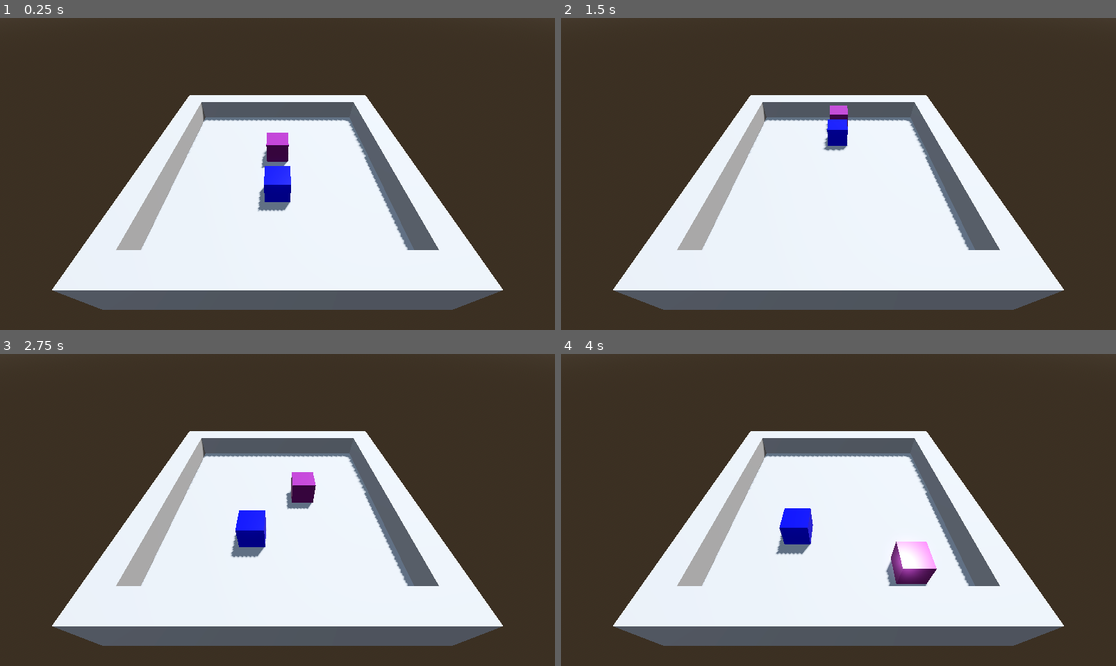
Above: before the commit, frames 1-4 (two rows, left to right).
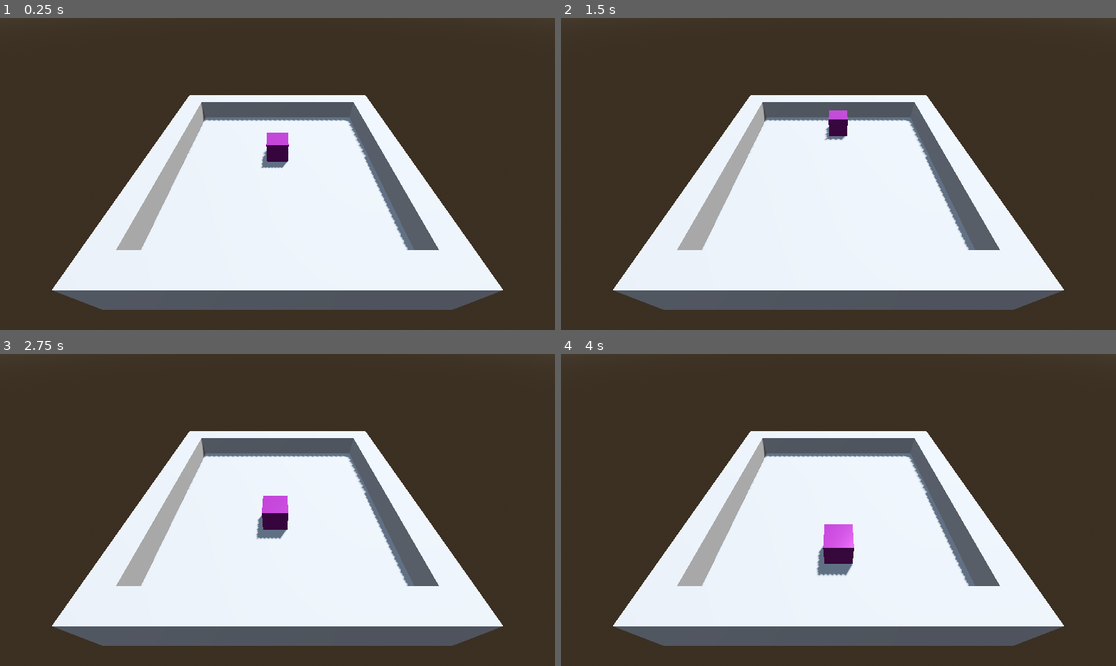
Above: after the commit, the same moments.

Repository: kosiyyu/masters-thesis
Game: Godot game, scene res://common/scenes/main.tscn
Same seed, same stepped clock (60 frames per second), same inputs: the game is played once before the commit and once after it.
Inputs:
- Up to frame 1 (0.25 s): no input
- Up to frame 2 (1.5 s): hold D (move_right) 0.53-1.28 s; hold S (move_back) from 1.28 s (still down)
- Up to frame 3 (2.75 s): release S (move_back) at 2.03 s; hold D (move_right) from 2.03 s (still down)
- Up to frame 4 (4 s): release D (move_right) at 2.78 s; hold W (move_forward) 2.78-3.53 s; hold A (move_left) from 3.53 s (still down)

The runs differ from the first frame. In frame 1, 0.7% of the frame differs, in the area x 46-53%, y 47-62%; in frame 2, 0.5%; in frame 3, 1.9%; in frame 4, 2.6%, in the area x 38-68%, y 49-75%.
Error after the commit: Invalid type in function 'log' in base 'Node3D (global.gd)'. Cannot convert argument 2 from int to Array. (res://common/scripts/udp_client.gd:35)

Commit message:
Add basic,communication between server and client

Diff:
--- a/client/common/scenes/main.tscn
+++ b/client/common/scenes/main.tscn
@@ -1,6 +1,8 @@
-[gd_scene load_steps=6 format=3 uid="uid://7vjrwuef2qa7"]
+[gd_scene load_steps=8 format=3 uid="uid://7vjrwuef2qa7"]
 
 [ext_resource type="PackedScene" uid="uid://ds4vwfnaifds" path="res://common/scenes/player.tscn" id="1_qyjsu"]
+[ext_resource type="Script" uid="uid://bvf8u7psiw6g8" path="res://common/scripts/udp_client_imp.gd" id="1_wlgxl"]
+[ext_resource type="Script" uid="uid://xbtv0emabi43" path="res://common/scripts/player_tracker.gd" id="2_8wgni"]
 [ext_resource type="Script" uid="uid://srufiyvlwv5x" path="res://common/scripts/player_movement.gd" id="2_83rqg"]
 
 [sub_resource type="ProceduralSkyMaterial" id="ProceduralSkyMaterial_7dm0k"]
@@ -62,11 +64,22 @@
 [node name="Camera3D" type="Camera3D" parent="."]
 transform = Transform3D(1, 0, 0, 0, 0.707107, 0.707107, 0, -0.707107, 0.707107, 0, 7, 7)
 
-[node name="Player" parent="." instance=ExtResource("1_qyjsu")]
+[node name="NetworkManager" type="Node" parent="."]
+
+[node name="UDPClient" type="Node" parent="NetworkManager"]
+script = ExtResource("1_wlgxl")
+
+[node name="PlayerTracker" type="Node" parent="NetworkManager"]
+script = ExtResource("2_8wgni")
+
+[node name="PlayerManager" type="Node" parent="."]
+
+[node name="LocalPlayer" type="Node" parent="PlayerManager"]
+
+[node name="Player" parent="PlayerManager/LocalPlayer" instance=ExtResource("1_qyjsu")]
 transform = Transform3D(1, 0, 0, 0, 1, 0, 0, 0, 1, 0, 1, 0)
 script = ExtResource("2_83rqg")
+is_auto_mode = true
 color = Color(0.518028, 0.14113, 0.527279, 1)
 
-[node name="Player2" parent="." instance=ExtResource("1_qyjsu")]
-transform = Transform3D(-5.96046e-08, 0, 1, 0, 1, 0, -1, 0, -5.96046e-08, 0, 1, 2.4)
-script = ExtResource("2_83rqg")
+[node name="RemotePlayers" type="Node" parent="PlayerManager"]
--- /dev/null
+++ b/client/common/scripts/global.gd
@@ -0,0 +1,60 @@
+extends Node3D
+
+var logging_enabled: bool = true
+
+func log(msg: String, args: Array = []) -> void:
+	if logging_enabled:
+		print(msg.format(args))
+
+enum Command {
+  POSITION, # 0
+  MOVE # 1
+}
+
+class PositionData:
+	var command_id: int
+	var user_id: int
+	var x: float # Internally 64-bit
+	var y: float # Internally 64-bit
+	var z: float # Internally 64-bit
+	var rotation: float # Internally 64-bit
+
+	func _init(_user_id: int, _x: float, _y: float, _z: float, _rotation: float) -> void:
+		if _user_id < 0 or _user_id > 255:
+			push_error("_user_id must be a uint8")
+
+		self.command_id = Command.POSITION
+		if command_id < 0 or command_id > 255:
+			push_error("command_id must be a uint8")
+
+		self.user_id = _user_id
+		self.x = _x
+		self.y = _y
+		self.z = _z
+		self.rotation = _rotation
+
+	func _to_string() -> String:
+		return "%d;%d;%f;%f;%f;%f;" % [command_id, user_id, x, y, z, rotation]
+
+	func pack_to_bytearray() -> PackedByteArray:
+		var byte_array = PackedByteArray()
+		byte_array.resize(2 + 4 * 4) # 2 bytes for commands + 4 floats at 4 bytes each
+		byte_array.encode_u8(0, command_id)
+		byte_array.encode_u8(1, user_id)
+		byte_array.encode_float(2, x) # Convert 64-bit to 32-bit
+		byte_array.encode_float(6, y) # Convert 64-bit to 32-bit
+		byte_array.encode_float(10, z) # Convert 64-bit to 32-bit
+		byte_array.encode_float(14, rotation) # Convert 64-bit to 32-bit
+		return byte_array
+
+	static func unpack_from_bytearray(byte_array: PackedByteArray) -> PositionData:
+		var _command_id = byte_array.decode_u8(0)
+		var _user_id = byte_array.decode_u8(1)
+		var _x = byte_array.decode_float(2) # Return as 64-bit float
+		var _y = byte_array.decode_float(6) # Return as 64-bit float
+		var _z = byte_array.decode_float(10) # Return as 64-bit float
+		var _rotation = byte_array.decode_float(14) # Return as 64-bit float
+
+		var position_data = PositionData.new(_user_id, _x, _y, _z, _rotation)
+		position_data.command_id = _command_id
+		return position_data
--- a/client/common/scripts/player_movement.gd
+++ b/client/common/scripts/player_movement.gd
@@ -1,14 +1,34 @@
 extends CharacterBody3D
 
+# ===============================
+# EXPORT VARIABLES
+# ===============================
+
 @export var speed = 200
-@export var is_auto_mode = true
+@export var is_auto_mode = false
 @export var time_interval = 2.0
 @export var color = Color(0.0, 0.0, 1.0, 1.0)
 
+# ===============================
+# VARIABLES
+# ===============================
+
+var id: int = 0
 var rng = RandomNumberGenerator.new()
 var current_time = 0.0
 var current_direction = Vector3(0, 0, -1)
 var material = StandardMaterial3D.new()
+
+# ===============================
+# NODES & RESOURCES
+# ===============================
+
+@onready var udp_client = $"../../../NetworkManager/UDPClient"
+const position_data = preload("res://common/scripts/position_data_.gd")
+
+# ===============================
+# DATA STRUCTURES
+# ===============================
 
 enum ColliderType {
 	CSG_COMBINER_3D,
@@ -16,7 +36,12 @@
 	NULL
 }
 
+# ===============================
+# NODE FUNCTIONS
+# ===============================
+
 func _ready() -> void:
+	id = 0
 	rng.randomize()
 
 	material.albedo_color = color
@@ -24,6 +49,18 @@
 	material.roughness = 0.2
 
 	$MeshInstance3D.set_surface_override_material(0, material)
+
+func _physics_process(delta: float) -> void:
+	if !is_auto_mode:
+		_keyboard_input(delta)
+	else:
+		_auto_input(delta)
+
+	send_position_data()
+
+# ===============================
+# MOVMENT & COLLISION FUNCTIONS
+# ===============================
 
 func _detect_collision() -> Dictionary:
 	var result: Dictionary = {
@@ -103,8 +140,17 @@
 
 	move_and_slide()
 
-func _physics_process(delta: float) -> void:
-	if !is_auto_mode:
-		_keyboard_input(delta)
-	else:
-		_auto_input(delta)
+# ===============================
+# COMMUNICATION FUNCTIONS
+# ===============================
+
+func send_position_data() -> void:
+	var data_str: position_data.PositionData = position_data.PositionData.new(
+		id,
+		position.x,
+		position.y,
+		position.z,
+		rotation_degrees.y)
+
+	if udp_client:
+		udp_client.send_player_data(data_str.pack_to_bytearray())
--- /dev/null
+++ b/client/common/scripts/player_tracker.gd
@@ -0,0 +1 @@
+extends Node
--- /dev/null
+++ b/client/common/scripts/position_data_.gd
@@ -0,0 +1,54 @@
+extends Node
+
+enum Command {
+  POSITION, # 0
+  MOVE # 1
+}
+
+class PositionData:
+	var command_id: int
+	var user_id: int
+	var x: float # Internally 64-bit
+	var y: float # Internally 64-bit
+	var z: float # Internally 64-bit
+	var rotation: float # Internally 64-bit
+
+	func _init(_user_id: int, _x: float, _y: float, _z: float, _rotation: float) -> void:
+		if _user_id < 0 or _user_id > 255:
+			push_error("_user_id must be a uint8")
+
+		self.command_id = Command.POSITION
+		if command_id < 0 or command_id > 255:
+			push_error("command_id must be a uint8")
+
+		self.user_id = _user_id
+		self.x = _x
+		self.y = _y
+		self.z = _z
+		self.rotation = _rotation
+
+	func _to_string() -> String:
+		return "%d;%d;%f;%f;%f;%f;" % [command_id, user_id, x, y, z, rotation]
+
+	func pack_to_bytearray() -> PackedByteArray:
+		var byte_array = PackedByteArray()
+		byte_array.resize(2 + 4 * 4) # 2 bytes for commands + 4 floats at 4 bytes each
+		byte_array.encode_u8(0, command_id)
+		byte_array.encode_u8(1, user_id)
+		byte_array.encode_float(2, x) # Convert 64-bit to 32-bit
+		byte_array.encode_float(6, y) # Convert 64-bit to 32-bit
+		byte_array.encode_float(10, z) # Convert 64-bit to 32-bit
+		byte_array.encode_float(14, rotation) # Convert 64-bit to 32-bit
+		return byte_array
+
+	static func unpack_from_bytearray(byte_array: PackedByteArray) -> PositionData:
+		var _command_id = byte_array.decode_u8(0)
+		var _user_id = byte_array.decode_u8(1)
+		var _x = byte_array.decode_float(2) # Return as 64-bit float
+		var _y = byte_array.decode_float(6) # Return as 64-bit float
+		var _z = byte_array.decode_float(10) # Return as 64-bit float
+		var _rotation = byte_array.decode_float(14) # Return as 64-bit float
+
+		var position_data = PositionData.new(_user_id, _x, _y, _z, _rotation)
+		position_data.command_id = _command_id
+		return position_data
--- /dev/null
+++ b/client/common/scripts/sync.gd
@@ -0,0 +1 @@
+extends Node
--- /dev/null
+++ b/client/common/scripts/udp_client.gd
@@ -0,0 +1,76 @@
+extends Node
+
+class_name UdpClient
+
+signal packet_received(data: PackedByteArray, ip: String, port: int)
+
+var socket = PacketPeerUDP.new()
+var server_ip: String
+var server_port: int
+var local_port: int = 0 # Use 0 to let OS choose a free port
+
+func _init(ip: String = "127.0.0.1", port: int = 9000, bind_port: int = 0): # Changed port to match server
+	server_ip = ip
+	server_port = port
+	local_port = bind_port
+
+	Global.log("CLIENT: Initializing with server at {0}:{1}", [server_ip, server_port])
+	Global.log("CLIENT: Attempting to bind to local port: {0}", [local_port])
+
+	# Try to bind multiple times with different ports if needed
+	var max_attempts = 3
+	var attempt = 0
+	var err = ERR_CANT_CREATE
+
+	while err != OK and attempt < max_attempts:
+		attempt += 1
+		err = socket.bind(local_port)
+		if err != OK:
+			Global.log("CLIENT: Bind attempt {0} failed with error: {1}", [attempt, err])
+			local_port = 10000 + randi() % 50000 # Try a random high port
+
+	if err == OK:
+		Global.log("CLIENT: Bound to local port: {0}", [socket.get_local_port()])
+	else:
+		Global.log("CLIENT: All bind attempts FAILED! Last error code: ", err)
+		Global.log("CLIENT: Will still try to send, but may not receive responses")
+
+	Global.log("CLIENT: Setting destination address to {0}:{1}", [server_ip, server_port])
+	socket.set_dest_address(server_ip, server_port)
+	Global.log("CLIENT: Client setup complete")
+
+func send_packet(data: PackedByteArray):
+	# Global.log("CLIENT: Preparing to send packet of size: {0}", [data.size()])
+	if data.size() > 0:
+		var text_content = data
+		Global.log("CLIENT: Packet content: {0}", [text_content])
+		print(text_content)
+
+	var resp = socket.put_packet(data)
+	if resp == OK:
+		# Global.log("CLIENT: Packet sent successfully to {0}:{1}", [server_ip, server_port])
+		pass
+	else:
+		Global.log("CLIENT: Failed to send packet! Error code: {0}", [resp])
+		Global.log("CLIENT: Is server running? Current dest address: {0}:{1}", [server_ip, server_port])
+
+func listen_for_response():
+	# Print occasional checks
+	if randi() % 100 == 0: # Print only occasionally to avoid spam
+		Global.log("CLIENT: Checking for incoming packets...")
+
+	var available = socket.get_available_packet_count()
+	if available > 0:
+		Global.log("CLIENT: {0} packets available!", [available])
+		var packet = socket.get_packet()
+		var ip = socket.get_packet_ip()
+		var port = socket.get_packet_port()
+
+		Global.log("CLIENT: Packet from {0}:{1} - Size: {2}", [ip, port, packet.size()])
+		if packet.size() > 0:
+			var text_content = packet.get_string_from_utf8()
+			Global.log("CLIENT: Packet content: {0}", [text_content])
+
+		packet_received.emit(packet, ip, port)
+	elif randi() % 400 == 0: # Less frequent message
+		Global.log("CLIENT: No packets available yet")
--- /dev/null
+++ b/client/common/scripts/udp_client_imp.gd
@@ -0,0 +1,84 @@
+extends Node
+
+var client: UdpClient = null
+var networking_thread: Thread = null
+var running: bool = true
+var mutex: Mutex = Mutex.new()
+var received_packets = []
+var player_data: String = ""
+var are_logs: bool = true
+var delay: int = 50
+
+func _ready():
+	client = UdpClient.new()
+
+	# Run main loop in a thread
+	networking_thread = Thread.new()
+	networking_thread.start(_loop)
+
+	Global.log("Threaded UDP Client initialized")
+
+# Client main loop for thread to use
+func _loop():
+	while running:
+		client.listen_for_response()
+		OS.delay_msec(delay) # 50ms = 20 updates per second
+
+#######################################################################
+#                             IMPORTANT                               #
+#######################################################################
+# THIS FUNCTION IS USED BY OTHER SCRIPTS
+# DO NOT CHANGE THE NAME OR THE FUNCTION SIGNATURE
+func send_player_data(byte_array: PackedByteArray):
+	client.send_packet(byte_array)
+
+func send_player_data_to_server():
+	if player_data.is_empty():
+		return
+
+# Implement _process for handling any received data in the main thread
+func _process(_delta):
+	mutex.lock()
+	var packets = received_packets.duplicate()
+	received_packets.clear()
+	mutex.unlock()
+
+	# Process any received packets
+	for packet_data in packets:
+		var text = packet_data.get_string_from_utf8()
+		Global.log("Received: ", text)
+		# Handle packet...
+
+func process_player_data(data_str: String):
+	# Parse the string format: "id;x;y;z;rot;"
+	var parts = data_str.split(";")
+	if parts.size() >= 5:
+		var player_id = parts[0]
+		var pos_x = float(parts[1])
+		var pos_y = float(parts[2])
+		var pos_z = float(parts[3])
+		var rot_y = float(parts[4])
+
+		# Get the PlayerManager to update the appropriate remote player
+		var player_manager = get_node("../../PlayerManager")
+		if player_manager:
+			player_manager.update_remote_player(player_id, pos_x, pos_y, pos_z, rot_y)
+
+# Called when the UDP client receives data
+func _on_packet_received(data: PackedByteArray, ip: String, port: int):
+	var text = data.get_string_from_utf8()
+	Global.log("Received: {0}, from: {1}, on port: {2}", [text, ip, str(port)])
+
+	# Parse player data and update game state
+	# This would typically update other players' positions
+	process_player_data(text)
+
+func _exit_tree():
+	# Stop the thread
+	running = false
+	if networking_thread and networking_thread.is_alive():
+		networking_thread.wait_to_finish()
+
+	# Clean up
+	if client:
+		client.queue_free()
--- a/client/project.godot
+++ b/client/project.godot
@@ -14,6 +14,10 @@
 run/main_scene="uid://7vjrwuef2qa7"
 config/features=PackedStringArray("4.4", "Forward Plus")
 config/icon="res://common/icon.svg"
+
+[autoload]
+
+Global="*res://common/scripts/global.gd"
 
 [input]
 
Not shown, added: client/common/scripts/global.gd.uid
Not shown, added: client/common/scripts/player_tracker.gd.uid
Not shown, added: client/common/scripts/position_data_.gd.uid
Not shown, added: client/common/scripts/sync.gd.uid
Not shown, added: client/common/scripts/udp_client.gd.uid
Not shown, added: client/common/scripts/udp_client_imp.gd.uid
Not shown, added: server/go.mod
Not shown, added: server/main.go
Not shown, added: server/udp/udp_server.go
Not shown, added: server/utils/command/command.go
Not shown, added: server/utils/data/data.go
Not shown, added: server/utils/direction/direction.go
